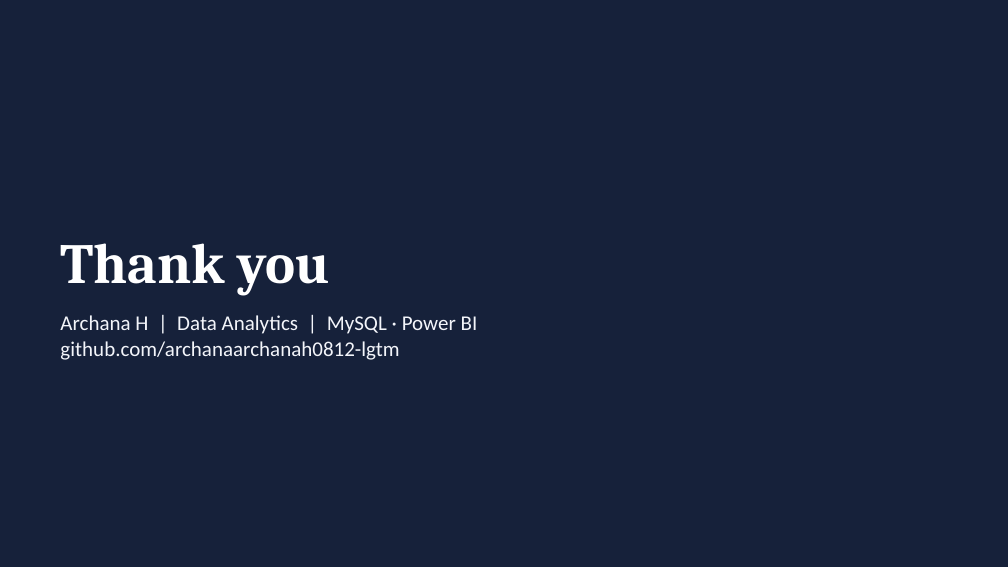
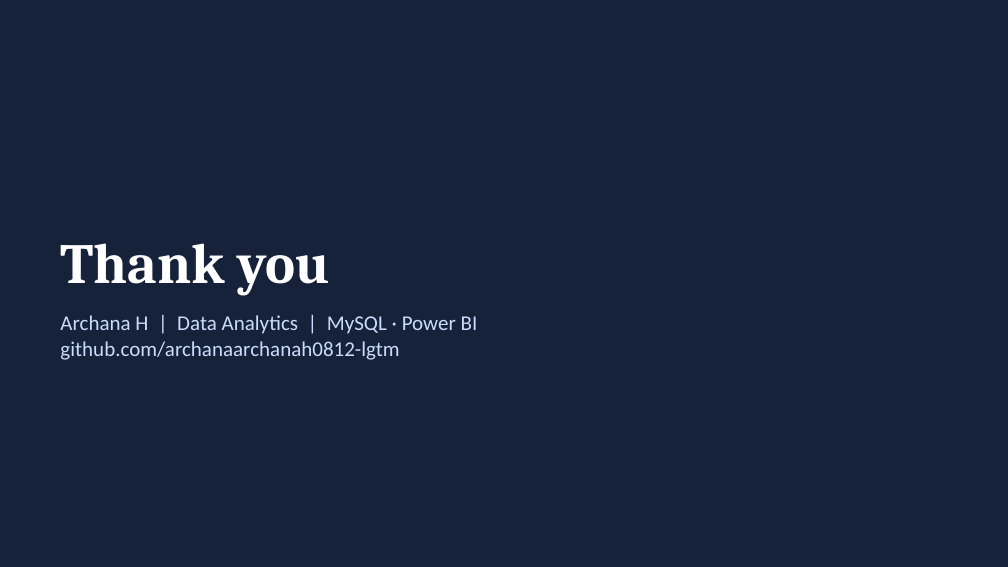
Before and after one commit to archanaarchanah0812-lgtm/ecommerce-sales-customer-insights, a slide deck: slide 16 of E-Commerce_Sales_Customer_Insights.pptx (slide 12 before the commit). Drawn at 1008x567 pixels with LibreOffice and Linux fonts; fonts in the diff are those of the drawing. Boxes give left, top, right and bottom in pixels: in the first picture for what was removed or moved away, otherwise in the second. Text is boxed around its words. In the diff, an @@ line names an element or a change of style, - is before the commit and + after.

```diff
--- a/E-Commerce_Sales_Customer_Insights.pptx
+++ b/E-Commerce_Sales_Customer_Insights.pptx
@@ text "Archana H | Data Analytics ..." at bbox=[60, 315, 478, 360]: text colour #F3F5FA to #CADCFC @@
```
Also in this commit, not shown: 9 other slides changed, 6 slides added, 2 slides removed.
